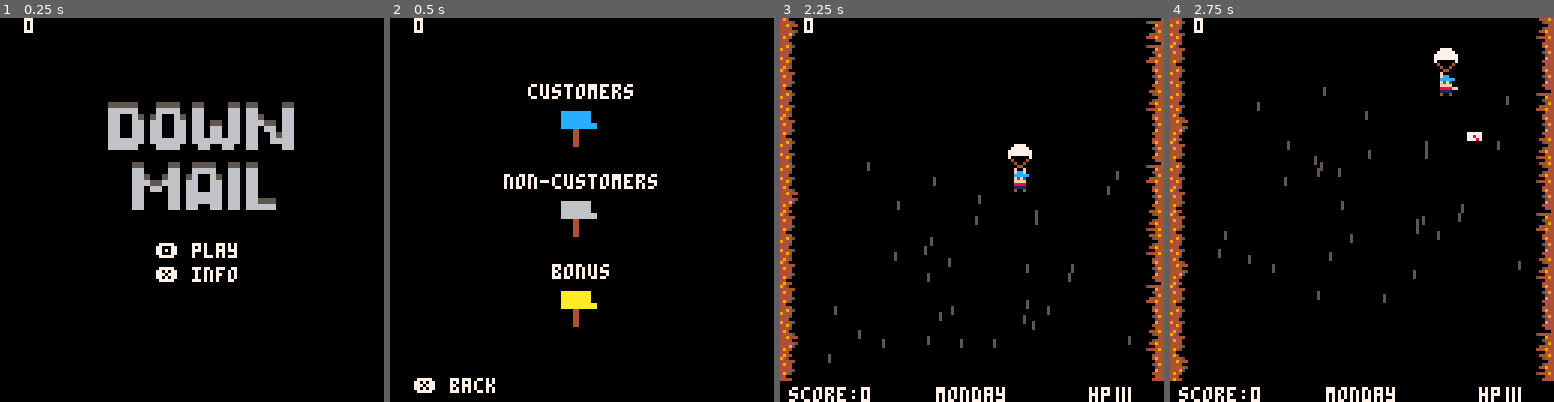
Above: before the commit, frames 1-4 (left to right).
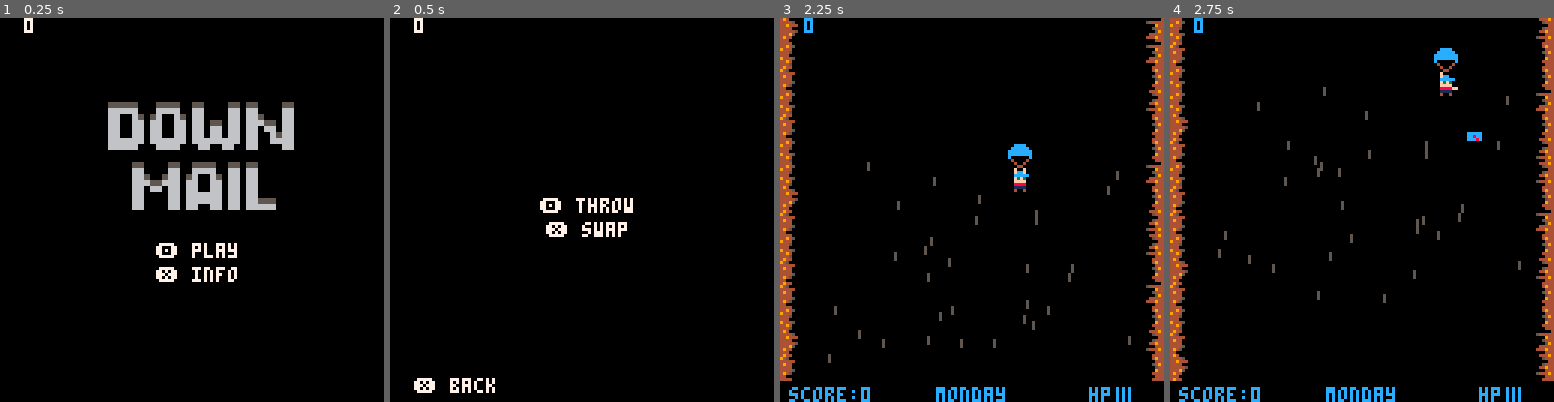
Above: after the commit, the same moments.

Repository: sugarvoid/down-mail
Game: PICO-8 cartridge down_mail.p8
The game is run twice, just before and just after one commit, with the same random seed, the same clock (stepped at 60 frames per second) and the same inputs.
Inputs:
- Up to frame 1 (0.25 s): no input
- Up to frame 2 (0.5 s): tap X (X key) at 0.33 s
- Up to frame 3 (2.25 s): tap O (Z key) at 0.7, 1.7, 2.1 s; tap X (X key) at 1.07, 1.85 s; hold Right 1.6-2.1 s; hold Up from 2.15 s (still down)
- Up to frame 4 (2.75 s): release Up at 2.42 s; hold Right from 2.47 s (still down); tap O (Z key) at 2.5 s

Frame 1 is identical in both runs. In frame 2, 3.8% of the frame differs, in the area x 29-70%, y 17-81%; in frame 3, 1.2%; in frame 4, 1.3%.

Commit message:
Switch back to y/b color toggle

Diff:
--- a/src/bone.lua
+++ b/src/bone.lua
@@ -16,10 +16,6 @@
     _d.dy /= len
     add(objects.front, _d)
 end
-
---function bone:set_target(obj)
---    self.target=obj
---end
 
 function bone:update()
     self.x += self.dx * self.speed
--- a/src/clothing.lua
+++ b/src/clothing.lua
@@ -1,10 +1,5 @@
 clothing={}
 clothing.__index=clothing
-
--- function clothing:new(s_idx)
---     local _c=setmetatable({},clothing)
---     return _c
--- end
 
 function clothing:draw()
     spr(self.img,self.x,self.y)
--- a/src/letter.lua
+++ b/src/letter.lua
@@ -2,12 +2,12 @@
 letter.__index = letter
 letters = {}
 
-
-function spawn_letter(_dir)
+function spawn_letter(_dir, col)
     local _l = setmetatable({}, letter)
     _l.t = 0
     _l.w = 8
     _l.h = 8
+    _l.color = col
     _l.score_mul = 1
     _l.tossed = true
     _l.img = 32
@@ -37,15 +37,13 @@
             if is_colliding(self, mb) and not mb.damaged and mb.empty then
                 if self.x < mb.x then
                     if mb.facing_l then
-                        --sfx(8)
-                        mb:on_good_letter(self.score_mul)
+                        mb:on_good_letter(self.score_mul, self)
                     else
                         explode(self.x, self.y, 2, 2, 7, 10)
                     end
                 else
                     if not mb.facing_l then
-                        --sfx(8)
-                        mb:on_good_letter(self.score_mul)
+                        mb:on_good_letter(self.score_mul, self)
                     else
                         explode(self.x, self.y, 2, 2, 7, 10)
                     end
@@ -74,7 +72,9 @@
 end
 
 function letter:draw()
+    pal(7, self.color)
     spr(self.img, self.x, self.y)
+    pal()
 end
 
 function update_letters()
--- a/src/mailbox.lua
+++ b/src/mailbox.lua
@@ -1,16 +1,6 @@
 mailbox = {}
 mailbox.__index = mailbox
 mailboxes = {}
-
-mb_tracker = {
-    --[[
-        1=customers
-        2=non_customers
-    ]] --
-    0,
-    0
-}
-
 
 function spawn_mbox(lane)
     local _mb = setmetatable({}, mailbox)
@@ -25,17 +15,17 @@
 
     _mb.speed = rnd({0.7, 0.9, 1.3})
 
-	if rand <= 0.50 then -- 50% chance for customer
+	if rand <= 0.50 then -- 50% customer
         _mb.m_type = 1
         _mb.b_col = 12
-        mb_tracker[1] += 1
-	elseif rand <= 0.90 then -- 40% chance for non_customer
+        --mb_tracker[1] += 1
+	elseif rand <= 0.90 then -- 40% non_customer
 		_mb.m_type = 2
-        _mb.b_col = 6
-        mb_tracker[2] += 1
-	else                 -- 10% chance for bonus
+        _mb.b_col = 10
+        --mb_tracker[2] += 1
+	else                 -- 10% bonus
 		_mb.m_type = 3
-        _mb.b_col = 10
+        _mb.b_col = 11
         _mb.speed = 1.6
 	end
 
@@ -43,11 +33,9 @@
     _mb.x = lanes[lane][1]
     _mb.y = 128
     _mb.facing_l = _mb.x > 128 / 2
-    --_mb.b_col = rnd(cols)
     _mb.img = 21
     _mb.empty = true
     _mb.damaged = false
-    --_mb.dir = 0
     _mb.dx = 1.3
     add(mailboxes, _mb)
     update_lane(lane, true)
@@ -56,7 +44,15 @@
 function mailbox:update()
     self.y -= self.speed
 
-    if self.y <= -16 or self.y >= 132 then
+    if self.y >= 132 then
+        del(mailboxes, self)
+        update_lane(self.lane, false)
+    end
+
+    if self.y <= -16 then
+        if self.empty then
+            self:on_miss()
+        end
         del(mailboxes, self)
         update_lane(self.lane, false)
     end
@@ -66,18 +62,26 @@
     end
 end
 
+function mailbox:on_miss()
+    p1.missed_mb += 1
+    if p1.missed_mb == 5 then
+        goto_gameover(3)
+    end
+end
+
 function mailbox:take_damage()
-    offset = 0.1
-    sfx(3)
-    self.damaged = true
-    self.img = 22
-    self.speed = -2
-    damaged_mb += 1
-    if damaged_mb == 3 then
-        end_text = endings[3]
-        ending_idx = 3
-        change_state(gamestates.gameover)
+    if self.empty then
+       offset = 0.1
+        sfx(3)
+        self.damaged = true
+        self.img = 22
+        self.speed = -2
+        p1.damaged_mb += 1
+        if p1.damaged_mb == 3 then
+            goto_gameover(3)
+        end
     end
+
 end
 
 function mailbox:draw()
@@ -87,50 +91,50 @@
     spr(37, self.x, self.y + 8)
 end
 
-function is_customer(col)
-    for v in all(customers) do
-        --print_debug(v)
-        if col == v then
-            print_debug("yes")
-            return true
-        end
+-- function mailbox:check(points)
+--     if not self.empty and not self.damaged then
+--         if self.m_type == 1 then
+--             p1.deliveries += 1
+--             --score += (10 * flr(points))
+--             update_score(10 * flr(points))
+--             sfx(4)
+--         elseif self.m_type == 2 then
+--             p1.deliveries += 1
+--             update_score(10 * flr(points))
+--             --score -= 10
+--             sfx(4)
+--         else
+--             --score += (10 * flr(points) * 1.5)
+--             update_score(10 * flr(points) * 1.5)
+--             deliveries[3] += 1
+--             sfx(21)
+--         end
+--     end
+-- end
+
+function mailbox:on_good_letter(_score, l)
+    self.empty = false
+
+    if self.b_col == 11 then
+        p1.deliveries += 1
+        update_score(10 * flr(_score) * 2)
+        deliveries[3] += 1
+        self.img = 20
+        self.speed = 4
+        explode(self.x, self.y, 2, 6, self.b_col, 10)
+        sfx(21)
+    elseif self.b_col == l.color then
+        p1.deliveries += 1
+        sfx(4)
+        update_score(10 * flr(_score))
+        --self:check(_score)
+        self.img = 20
+        explode(self.x, self.y, 2, 6, self.b_col, 10)
+        self.speed = 4
+    else
+        --TODO: Make explode instead
+        self:take_damage()
     end
-    print_debug("no")
-    return false
+
+
 end
-
-function mailbox:check(points)
-    if not self.empty and not self.damaged then
-        if self.m_type == 1 then
-            deliveries[1] += 1
-            --score += (10 * flr(points))
-            update_score(10 * flr(points))
-            sfx(4)
-        elseif self.m_type == 2 then
-            update_score(-10)
-            --score -= 10
-            deliveries[2] += 1
-            sfx(12)
-        else
-            --score += (10 * flr(points) * 1.5)
-            update_score(10 * flr(points) * 1.5)
-            deliveries[3] += 1
-            sfx(21)
-        end
-        -- deliveries_left -= 1
-        -- if deliveries_left == 0 then
-        --     goto_bonus_tmr = 60
-        --     sfx(2)
-        --     clear_objs()
-        --     spawner.running = false
-        -- end
-    end
-end
-
-function mailbox:on_good_letter(_score)
-    self.empty = false
-    self:check(_score)
-    self.img = 20
-    explode(self.x, self.y, 2, 6, self.b_col, 10)
-    self.speed = 4
-end
--- a/src/main.lua
+++ b/src/main.lua
@@ -1,23 +1,3 @@
-is_debug = false
-map_y = 0
-damaged_mb = 0
-game_over_x = -10
-score = 0
-post_day_timer = 0
-deliveries = { 0, 0, 0 }
-goto_postday_tmr = 0
-offset = 0
-level_length = 10 --TODO: Put back 30
-post_day_length = 5 --TODO: Put back 10
-ending = 0
-end_spr = { 64, 68, 72, 76, 140 }
-objects = { back = {}, front = {} }
-day = 1
-days = { "monday", "tuesday", "wednesday", "thursday", "friday", "saturday", "sunday" }
-
-
-
-local good_score = 1000 --TODO: Replace
 
 local clock = {
     seconds = 0,
@@ -48,32 +28,6 @@
     end
 }
 
-intro_t = 30 * 6
-day_t = 30 * 6
-post_t = 30 * 8
-gamestates = {
-    title = 0,
-    how_to = 1,
-    day_title = 2,
-    game = 3,
-    gameover = 5,
-    post_day = 6,
-}
-g_state = nil
---deliveries_needed = 6
---deliveries_left = 12 --deliveries_needed
-
-end_text_l1 = ""
-end_text_l2 = ""
-ending_idx = 0
-
-endings = {
-    { "city mourns",       "loss of mailman" },
-    { "local mailman",     "goes missing" },
-    { "mailman fired",     "" },
-    { "mailman quits,",    "buys city" },
-    { "mediocre mailman,", "does job" },
-}
 
 function update_objects()
     for o in all(objects.front) do
@@ -92,7 +46,6 @@
 
 function restart_game()
     day = 1
-    --deliveries_left = deliveries_needed
     deliveries = { 0, 0, 0 }
     intro_t = 30 * 6
     day_t = 30 * 3
@@ -102,15 +55,61 @@
     --set_customers()
     score = 0
     init_wind()
+    deliveries_total = 0
+    missed_mb_total=0
+    damaged_mb_total=0
     p1 = init_player()
-    mb_tracker = {0,0}
     change_state(gamestates.title)
 end
 
 function _init()
     poke(0x5f5c, 255)
-
-
+    intro_t = 30 * 6
+    day_t = 30 * 6
+    post_t = 30 * 8
+    gamestates = {
+        title = 0,
+        how_to = 1,
+        day_title = 2,
+        game = 3,
+        gameover = 5,
+        post_day = 6,
+    }
+    g_state = nil
+
+    end_text_l1 = ""
+    end_text_l2 = ""
+    ending_idx = 0
+
+    endings = {
+        { "city mourns",       "loss of mailman" },
+        { "local mailman",     "goes missing" },
+        { "mailman fired",     "" },
+        { "mailman quits,",    "buys city" },
+        { "mediocre mailman,", "does job" },
+    }
+
+    is_debug = false
+    map_y = 0
+    game_over_x = -10
+    score = 0
+    post_day_timer = 0
+    deliveries = { 0, 0, 0 }
+    goto_postday_tmr = 0
+    offset = 0
+    level_length = 30 --TODO: Put back 30
+    post_day_length = 5 --TODO: Put back 10
+    ending = 0
+    end_spr = { 64, 68, 72, 76, 140 }
+    objects = { back = {}, front = {} }
+    day = 1
+    days = { "monday", "tuesday", "wednesday", "thursday", "friday", "saturday", "sunday" }
+
+
+
+    deliveries_total = 0
+    missed_mb_total=0
+    damaged_mb_total=0
 
 
 
@@ -217,6 +216,7 @@
             change_state(gamestates.title)
         elseif g_state == gamestates.day_title then
         elseif g_state == gamestates.game then
+            p1:swap_color()
             --clock.seconds = level_length
         elseif g_state == gamestates.gameover then
 
@@ -272,22 +272,6 @@
     end
 end
 
--- function update_intro()
---     intro_t -= 1
---     if intro_t <= 0 then
---         spawner:start()
---         start_level()
---         change_state(gamestates.game)
---     end
--- end
-
--- function update_postday()
---     post_t -= 1
---     if post_t <= 0 then
---         change_state(gamestates.game)
---         --deliveries = { 0, 0, 0 }
---     end
--- end
 
 function update_day()
     day_t -= 1
@@ -393,33 +377,8 @@
 
 function draw_howto()
     cls()
-
-    print("customers", hcenter("customers"), 22, 7)
-    pal(6, 12)
-
-    sspr(56, 8, 8, 8, 55, 27, 16, 16)
-    pal()
-
-
-    print("non-customers", hcenter("non-customers"), 52, 7)
-
-
-    --pal(6, 2)
-
-
-
-
-    sspr(56, 8, 8, 8, 55, 57, 16, 16)
-    pal()
-
-    print("bonus", hcenter("bonus"), 82, 7)
-    pal(6, 10)
-    sspr(56, 8, 8, 8, 55, 87, 16, 16)
-    pal()
-
-
-    print("bonus", hcenter("bonus"), 82, 7)
-
+    print("🅾️ throw", hcenter("🅾️ throw"), 60, 7)
+    print("❎ swap", hcenter("❎ swap"), 68, 7)
     print("❎ back", 8, 120, 7)
 end
 
@@ -430,9 +389,20 @@
     draw_particles()
     draw_letters()
     draw_gui()
-    print("deliveries: " .. (deliveries[1] + deliveries[2]), 20, 40, 7)
-    print("customers: " .. deliveries[1], 20, 48, 7)
-    print("non-customers: " .. deliveries[2], 20, 48 + 8, 7)
+
+
+
+
+    print("deliveries:", 20, 40, 7)
+    print(p1.deliveries, 80, 40, 7)
+
+    print("missed:", 20, 48, 7)
+    print(p1.missed_mb, 80, 48, 7)
+
+    print("crashed:", 20, 48 + 8, 7)
+    print(p1.damaged_mb, 80, 48 + 8, 7)
+
+    line(16, 70, 16+70, 70, 7)
 
     --draw_skip()
 end
@@ -472,8 +442,8 @@
 
 function draw_gui()
     rectfill(0, 121, 128, 128, 0)
-    print("score:" .. score, 3, 123, 7)
-    print("hp", 103, 123, 7)
+    print("score:" .. score, 3, 123, p1.colors[1])
+    print("hp", 103, 123, p1.colors[1])
 
 
 
@@ -486,11 +456,11 @@
     end
 
     for i = 1, p1.life, 1 do
-        pset(110 + (2 * i), 123, 7)
-        pset(110 + (2 * i), 124, 7)
-        pset(110 + (2 * i), 125, 7)
-        pset(110 + (2 * i), 126, 7)
-        pset(110 + (2 * i), 127, 7)
+        pset(110 + (2 * i), 123, p1.colors[1])
+        pset(110 + (2 * i), 124, p1.colors[1])
+        pset(110 + (2 * i), 125, p1.colors[1])
+        pset(110 + (2 * i), 126, p1.colors[1])
+        pset(110 + (2 * i), 127, p1.colors[1])
     end
 
 
@@ -500,7 +470,7 @@
     --  pal()
     --end
 
-    print(days[day], hcenter(days[day]), 123, 7)
+    print(days[day], hcenter(days[day]), 123, p1.colors[1])
 
 
 
@@ -519,7 +489,12 @@
     intro_t = 30 * 6
     day_t = 30 * 3
     post_t = 30 * 6
+
+    deliveries_total += p1.deliveries
+    missed_mb_total += p1.missed_mb
+    damaged_mb_total += p1.damaged_mb
     p1 = init_player()
+
     --deliveries_left = deliveries_needed
     g_state = gamestates.day_title
     init_wind()
@@ -608,28 +583,24 @@
 
 function goto_gameover(reason)
     spawner:reset()
+    clock:reset()
     --[[
         1=death
         2=missing
         3=fired
-        4=3days
     ]] --
-    if reason == 1 then
-        end_text = endings[1]
-        ending_idx = 1
-    elseif reason == 2 then
-        end_text = endings[2]
-        ending_idx = 2
-    elseif reason == 3 then
-    elseif reason == 4 then
-        if score >= good_score then
-            end_text = endings[4]
-            ending_idx = 4
-        else
-            end_text = endings[5]
-            ending_idx = 5
-        end
-    end
+    -- if reason == 1 then
+    --     end_text = endings[1]
+    --     ending_idx = 1
+    -- elseif reason == 2 then
+    --     end_text = endings[2]
+    --     ending_idx = 2
+    -- elseif reason == 3 then
+    --     end_text = endings[3]
+    --     ending_idx = 3
+    -- end
+    end_text = endings[reason]
+    ending_idx = reason
     sfx(19)
     change_state(gamestates.gameover)
 end
--- a/src/player.lua
+++ b/src/player.lua
@@ -1,5 +1,7 @@
 player = {}
 player.__index = player
+
+font_col={12,14}
 
 
 function init_player()
@@ -9,11 +11,14 @@
     _p.y = 54
     _p.w = 8
     _p.h = 8
+    _p.colors={12,10}
+    print_debug(_p.colors[1])
     _p.selected_letter = 0
     _p.is_alive = true
     _p.sprite_a = 5
     _p.sprite_b = 6
     _p.img = 0
+    _p.ring=16
     _p.facing_l = false
     _p.is_chute_open = true
     _p.chute_spr = nil
@@ -27,6 +32,9 @@
     _p.throws = 0
     _p.misses = 0
     _p.a = 0
+    _p.damaged_mb = 0
+    _p.missed_mb = 0
+    _p.deliveries = 0
     return _p
 end
 
@@ -41,20 +49,35 @@
 end
 
 function player:draw()
+
+    if self.ring<=15 then
+        circ(self.x+4,self.y,self.ring,self.colors[1])
+    end
+
+    pal(14, self.colors[1])
     if self.is_alive then
+
         --spr_r(self.img, self.x, self.y, self.a, 1, 1)
         spr(self.img, self.x, self.y, 1, 1, self.facing_l)
+
+
         spr(self.chute_spr, self.x, self.y - 8)
+        --pal()
     else
         spr(49, self.x, self.y)
     end
+
 
     if self.life >= 2 then
         spr(18, self.x, self.y, 1, 1, self.facing_l)
     end
     if self.life == 3 then
+        --pal(7, self.colors[1])
         spr(17, self.x, self.y, 1, 1, self.facing_l)
-    end
+
+    end
+
+    pal()
 end
 
 function player:update_chute(open)
@@ -127,6 +150,10 @@
             self.img = self.sprite_a
         else
             self.img = self.sprite_b
+        end
+
+        if self.ring<20 then
+            self.ring+=2
         end
     end
 
@@ -157,6 +184,12 @@
     end
 end
 
+function player:swap_color()
+   -- print_debug(self.colors[1])
+    self.colors[1],self.colors[2]=self.colors[2],self.colors[1]
+    self.ring =0
+end
+
 function player:get_acc()
     if self.throws == 0 then
         return 0
@@ -172,9 +205,9 @@
     --self.img=02
     self.thr_anmi = 10
     if self.facing_l then
-        spawn_letter(-1)
-    else
-        spawn_letter(1)
+        spawn_letter(-1, self.colors[1])
+    else
+        spawn_letter(1, self.colors[1])
     end
     sfx(6)
 
--- a/src/spawner.lua
+++ b/src/spawner.lua
@@ -11,57 +11,6 @@
     { 97,  false },
     { 106, false },
 }
-
---[[
-    {type, lane}
-
-]]--
-
-local spawns = {
-    {1, 1},
-    {2, 2},
-    {3, 3},
-    {4, 4},
-    {5, 5},
-    {1, 6},
-    {2, 7},
-    {3, 8},
-    {4, 9},
-    {5, 10},
-    {1, 11},
-    {2, 1},
-    {3, 2},
-    {4, 3},
-    {5, 4},
-    {1, 5},
-    {2, 6},
-    {3, 7},
-    {4, 8},
-    {5, 9},
-    {1, 10},
-    {2, 11},
-    {3, 1},
-    {4, 2},
-    {5, 3},
-    {1, 4},
-    {2, 5},
-    {3, 6},
-    {4, 7},
-    {5, 8},
-    {1, 9},
-    {2, 10},
-    {3, 11},
-    {4, 1},
-    {5, 2},
-    {1, 3},
-    {2, 4},
-    {3, 5},
-    {4, 6},
-    {5, 7},
-    {1, 8}
-}
-
-
 
 spawner = {
     start = function(self)
@@ -138,16 +87,15 @@
             lanes[k][2] = false
         end
     end,
-
 }
 
-function all_clear()
+function object_count()
     return (
         #mailboxes +
         #rocks +
         #twisters +
         #dogs
-    ) == 0
+    )
 end
 
 function get_available_lane()
@@ -165,10 +113,8 @@
 function clear_objs()
     mailboxes = {}
     rocks = {}
-
     twisters = {}
     dogs = {}
-
     objects.front = {}
     objects.back = {}
     all_particles = {}
Not shown, changed: 21 lines of the sprite sheet (__gfx__) section of down_mail.p8
Not shown, changed: the thumbnail (__label__) section of down_mail.p8
Not shown, changed: cover.png
